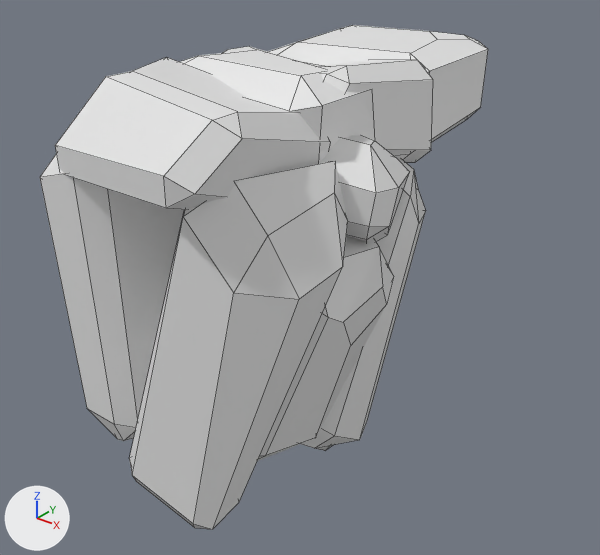
Before and after pictures for a commit that changed the FBX model Assets/Prefabs/Dungeon pieces/FBX/Ledge_02.fbx.
Before and after are seen from a camera (50 mm lens) standing at (0.01637, -0.02001, 0.00994) and looking at (0.00039, -0.00003, -0.00244). Lighting does not change. The marker at lower left points along +X, +Y and +Z. Mesh edges are drawn as thin lines.

Objects in the first picture: 'Ledge'.
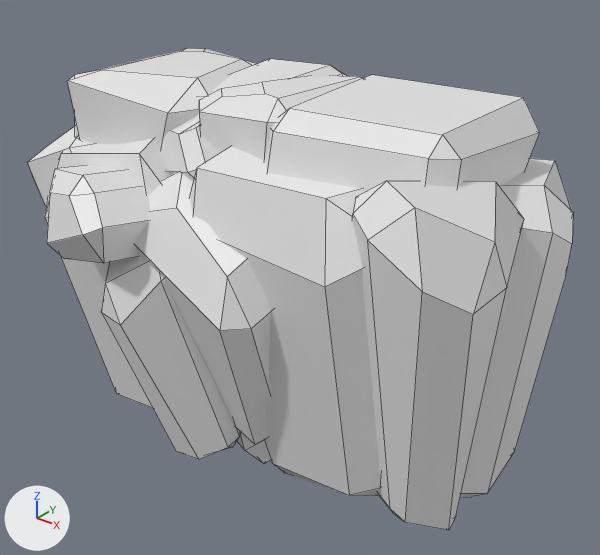
Boxes [x1, y1, x2, y2] around the edits, measured in the pictures (600 x 555 px; the box of a moved part takes in the faces that stretch with it):
```json
{"object": "Ledge", "change": "reshaped, moved, turned", "before": [40, 25, 488, 529], "after": [27, 48, 573, 530]}
{"part": 1, "of": "me_mesh", "change": "moved or reshaped", "before": [180, 46, 375, 164], "after": [199, 75, 363, 160]}
{"part": 2, "of": "me_mesh", "change": "moved or reshaped", "before": [40, 153, 184, 441], "after": [189, 147, 381, 496]}
{"part": 3, "of": "me_mesh", "change": "moved or reshaped", "before": [129, 161, 348, 529], "on screen": "not visible afterwards"}
{"part": 4, "of": "me_mesh", "change": "moved or reshaped", "after": [135, 172, 272, 445], "on screen": "not visible before"}
{"part": 5, "of": "me_mesh", "change": "moved or reshaped", "after": [47, 165, 150, 263], "on screen": "not visible before"}
{"part": 6, "of": "me_mesh", "change": "moved or reshaped", "after": [101, 256, 241, 459], "on screen": "not visible before"}
{"part": 7, "of": "me_mesh", "change": "moved or reshaped", "before": [302, 159, 426, 451], "after": [237, 432, 271, 463]}
{"part": 8, "of": "me_mesh", "change": "moved or reshaped", "before": [320, 135, 410, 242], "on screen": "not visible afterwards"}
{"part": 9, "of": "me_mesh", "change": "moved or reshaped", "before": [257, 237, 394, 461], "on screen": "not visible afterwards"}
{"part": 10, "of": "me_mesh", "change": "rebuilt", "before": [268, 25, 488, 160], "after": [68, 48, 257, 148]}
{"part": 11, "of": "me_mesh", "change": "rebuilt", "before": [55, 57, 331, 210], "after": [265, 75, 540, 193]}
{"part": 12, "of": "me_mesh", "change": "rebuilt", "before": [320, 60, 433, 163], "after": [160, 59, 347, 181]}
{"part": 13, "of": "me_mesh", "change": "added", "after": [27, 126, 92, 208]}
{"part": 14, "of": "me_mesh", "change": "added", "after": [461, 158, 573, 497]}
{"part": 15, "of": "me_mesh", "change": "added", "after": [45, 138, 171, 410]}
{"part": 16, "of": "me_mesh", "change": "added", "after": [352, 180, 524, 530]}
```

Edits to the scene script, one JSON object a line:
```json
{"block": "me_mesh", "where": "# used by ob_ledge; location = (-0.00027, -0.00063, -0.00184); rotation_euler = (1.571, 0.0, -1.571), in degrees (90, 0, -90); scale = (0.001, 0.001, 0.001)"}
{"op": "remove", "block": "me_mesh", "code": "me_mesh.from_pydata(...)  # 303 vertices, 317 faces; spans x -7.68..7.24, y -7.32..6.97, z -5.05..5.05"}
{"op": "add", "block": "me_mesh", "code": "me_mesh.from_pydata(...)  # 453 vertices, 475 faces; spans x -9.18..9.18, y -7.15..7.15, z -5.71..5.71"}
{"block": "me_mesh", "change": "me_mesh part 1: the loose piece of 27 vertices spanning x -1.29..2.56, y 3.41..6.97, z -3.49..2.7 is moved by (0.02, 0.17, -0.32)"}
{"block": "me_mesh", "change": "me_mesh part 2: the loose piece of 24 vertices spanning x -0.39..6.59, y -5.79..5.76, z 0.28..4.3 is moved by (0.02, 0.17, -0.32)"}
{"block": "me_mesh", "change": "me_mesh part 3: the loose piece of 24 vertices spanning x 1.25..7.24, y -5.56..5.08, z -5.05..-0.07 is moved by (0.02, 0.17, -0.32)"}
{"block": "me_mesh", "change": "me_mesh part 4: the loose piece of 27 vertices spanning x -2.81..3.72, y -4.45..4.8, z 0.17..5.05 is moved by (0.02, 0.17, -0.32)"}
{"block": "me_mesh", "change": "me_mesh part 5: the loose piece of 24 vertices spanning x -5.38..-0.82, y 0.63..4.58, z -1.67..4.65 is moved by (0.02, 0.17, 1.06)"}
{"block": "me_mesh", "change": "me_mesh part 6: the loose piece of 24 vertices spanning x -4.29..0.89, y -5.31..2.56, z 0.7..4.49 is turned -9.5 degrees about the z axis through its middle, then moved by (0.08, 0.24, 0.35)"}
{"block": "me_mesh", "change": "me_mesh part 7: the loose piece of 24 vertices spanning x -4.87..2.14, y -7.32..5.43, z -4.33..1.66 is moved by (0.02, 0.17, -0.32)"}
{"block": "me_mesh", "change": "me_mesh part 8: the loose piece of 27 vertices spanning x -1.59..3.76, y 1.34..5.76, z -4.96..1.43 is moved by (0.02, 0.17, -0.32)"}
{"block": "me_mesh", "change": "me_mesh part 9: the loose piece of 27 vertices spanning x -1.43..5.15, y -5.81..3.32, z -4.96..1.42 is moved by (0.02, 0.17, -0.32)"}
{"block": "me_mesh", "change": "me_mesh part 10: the loose piece of 27 vertices spanning x -7.68..-1.15, y 3.33..6.97, z -3.74..2.7 is rebuilt with 27 vertices and now spans x -6.96..-1.13, y 3.5..7.14, z -3.91..2.56"}
{"block": "me_mesh", "change": "me_mesh part 11: the loose piece of 24 vertices spanning x 0.87..7.2, y 2.62..6.92, z -3.79..3.42 is rebuilt with 24 vertices and now spans x 0.89..7.51, y 2.8..7.03, z -4.06..3.11"}
{"block": "me_mesh", "change": "me_mesh part 12: the loose piece of 24 vertices spanning x -3.96..1.71, y 3.29..6.93, z -3.9..3.33 is rebuilt with 24 vertices and now spans x -3.94..1.72, y 3.46..7.1, z -4.22..3.02"}
{"block": "me_mesh", "change": "me_mesh part 13: a new loose piece of 27 vertices spanning x -9.18..-4.83, y -4.34..4.91, z -3.15..3.14"}
{"block": "me_mesh", "change": "me_mesh part 14: a new loose piece of 27 vertices spanning x 4.27..9.18, y -5.17..5.15, z -5.71..1.08"}
{"block": "me_mesh", "change": "me_mesh part 15: a new loose piece of 24 vertices spanning x -8.18..-1.15, y -5.85..5.71, z -0.2..3.82"}
{"block": "me_mesh", "change": "me_mesh part 16: a new loose piece of 24 vertices spanning x 4.35..8.67, y -4.85..6.05, z -0.84..3.61"}
{"op": "set", "path": "ob_ledge.location", "old": "(-0.00027, -0.00063, -0.00184)", "new": "(-0.00012, -0.00105, -0.00279)"}
{"op": "set", "path": "ob_ledge.rotation_euler", "old": "(1.571, 0.0, -1.571)", "new": "(1.571, 0.0, 0.0)", "note": "degrees (90, 0, -90) -> degrees (90, 0, 0)"}
```
